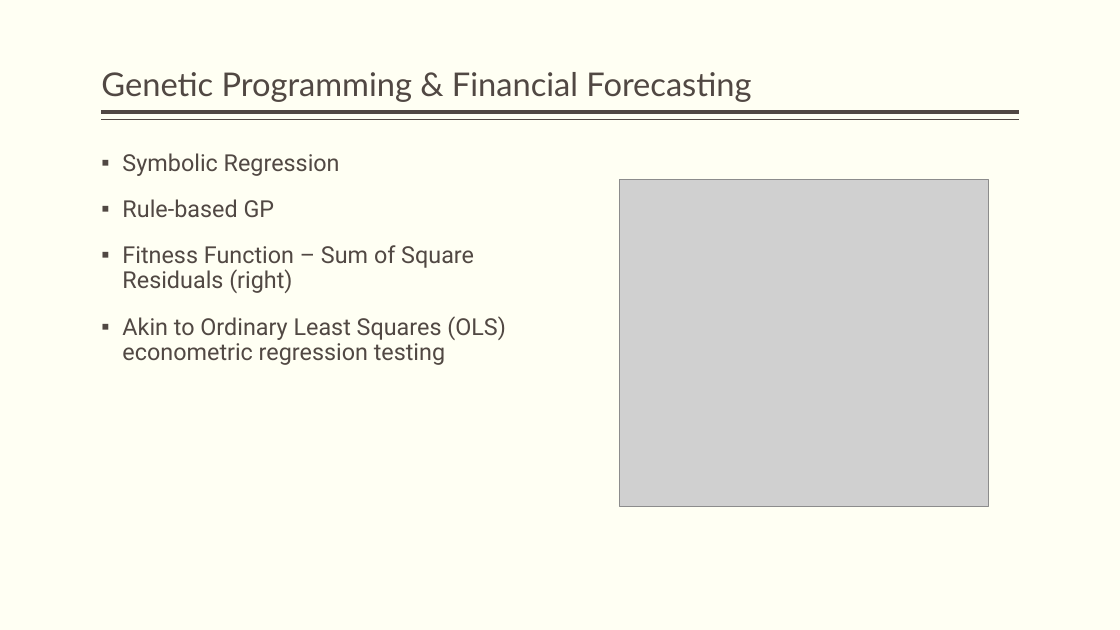
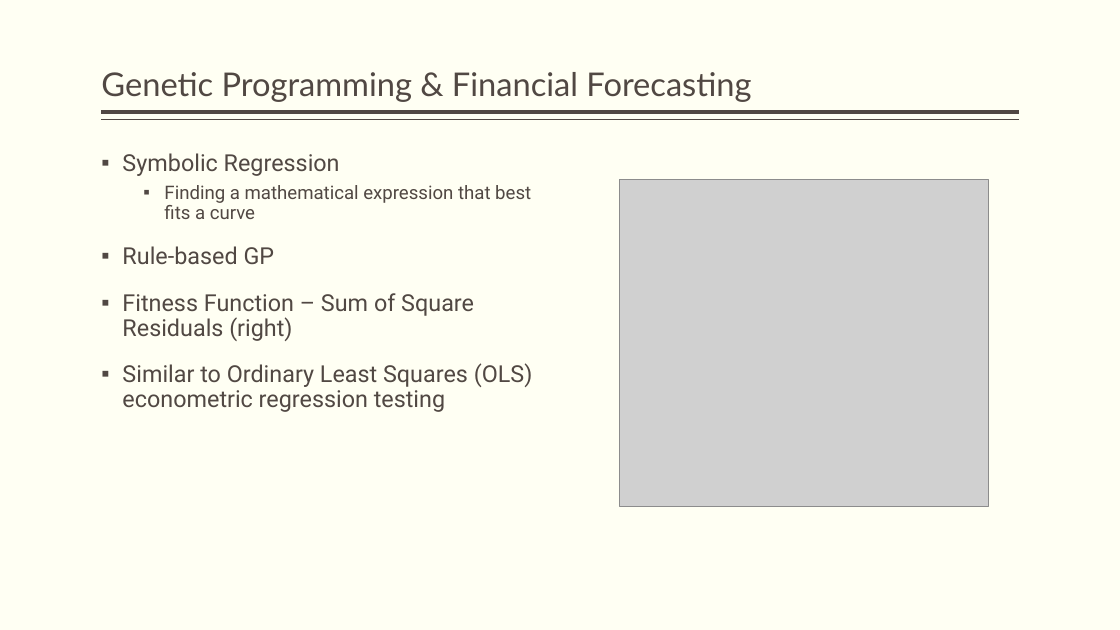
Before and after one commit to JamesEarle/GPP, a slide deck: slide 4 of GPP_Defense.pptx. Drawn at 1120x630 pixels with LibreOffice and Linux fonts; fonts in the diff are those of the drawing; grey boxes stand for pictures. Boxes give left, top, right and bottom in pixels: in the first picture for what was removed or moved away, otherwise in the second. Text is boxed around its words. In the diff, an @@ line names an element or a change of style, - is before the commit and + after.

```diff
--- a/GPP_Defense.pptx
+++ b/GPP_Defense.pptx
@@ text at (x1=164, y1=185, x2=531, y2=219): paragraph added @@
+  ▪ Finding a mathematical expression that best fits a curve
@@ text at (x1=122, y1=363, x2=533, y2=412): text changed @@
-▪ Akin to Ordinary Least Squares (OLS) econometric regression testing
+▪ Similar to Ordinary Least Squares (OLS) econometric regression testing
```
Also in this commit, not shown: 7 other slides changed, 4 slides added.
